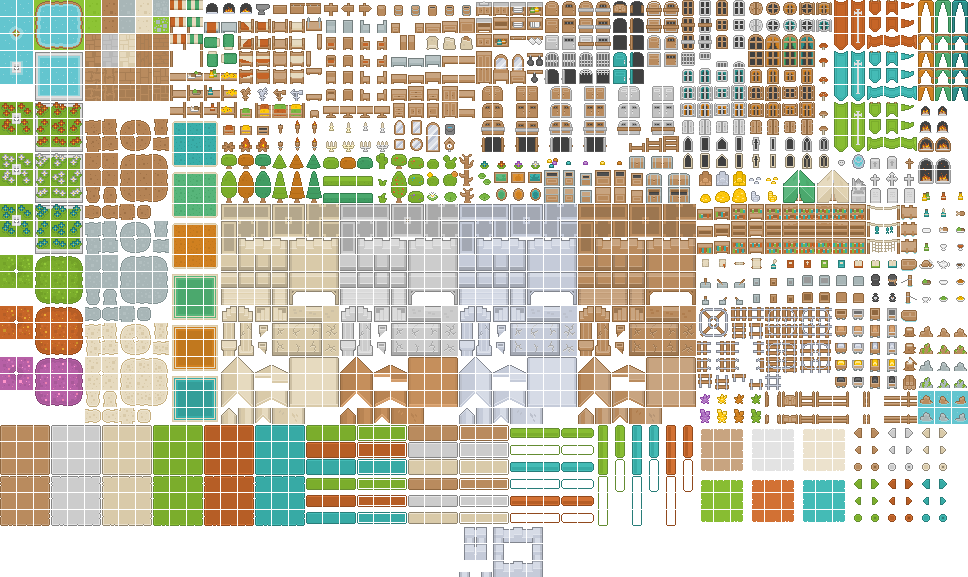
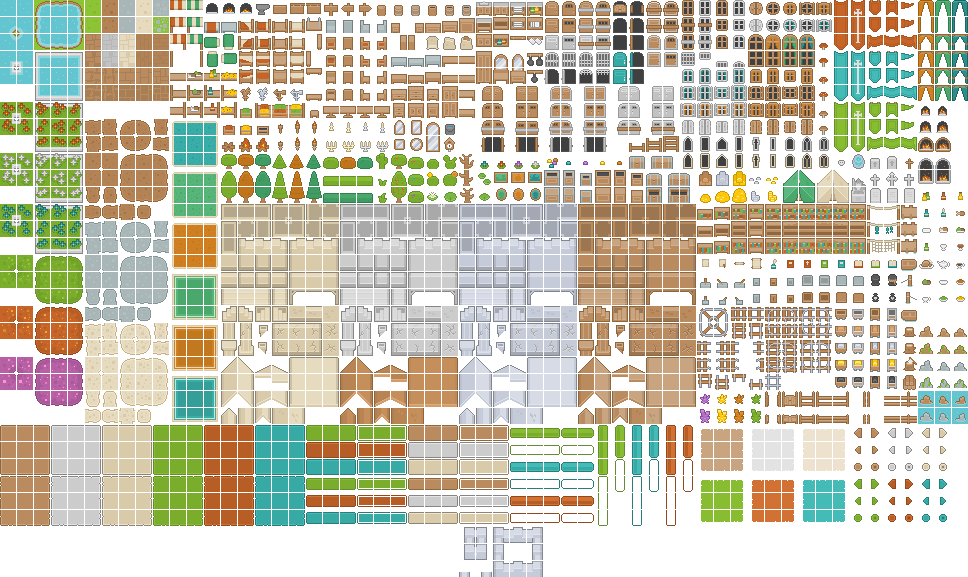
Layered file, before and after one edit (968×577). Changes by layer:
painted on "roguelike.png" over [465,559,486,560]
